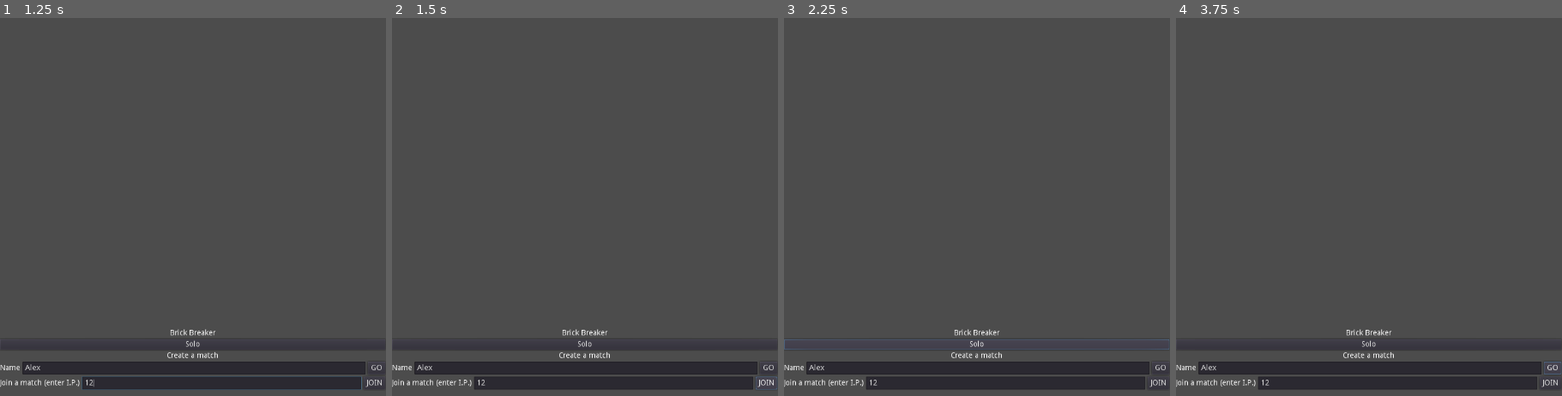
Above: before the commit, frames 1-4 (left to right).
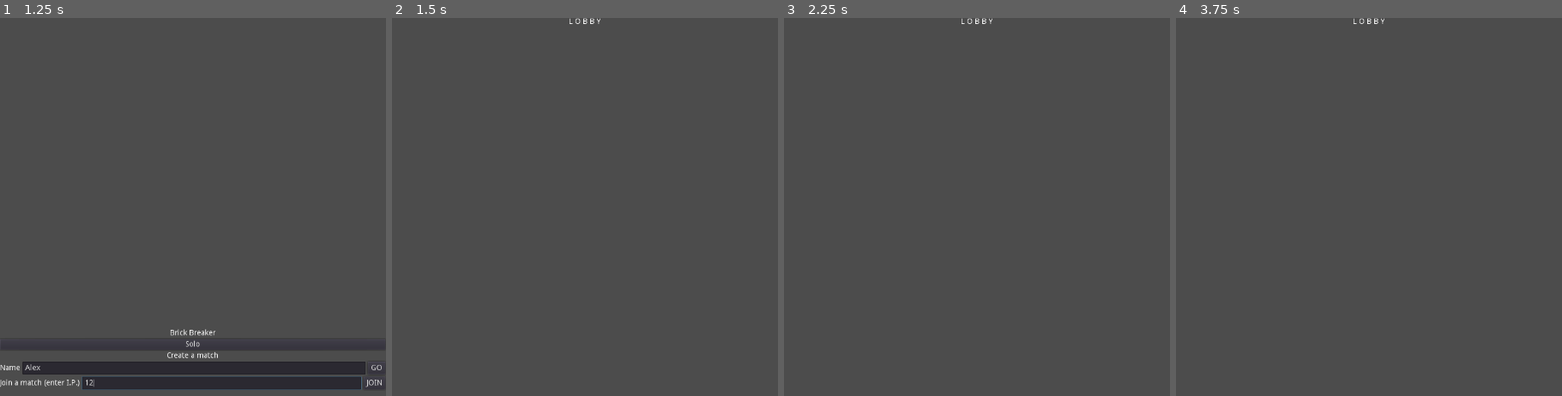
Above: after the commit, the same moments.

Repository: algch/bricks
Game: Godot game, scene res://menus/mainMenu.tscn
The game is run twice, just before and just after one commit, with the same random seed, the same clock (stepped at 60 frames per second) and the same inputs.
Inputs (mouse positions are in pixels of both pictures, inside the frame that each line leads up to):
- Up to frame 1 (1.25 s): click (193, 369) at 0.52 s; type "Alex" at 0.6 s; click (220, 384) at 0.75 s; type "12" at 0.83 s
- Up to frame 2 (1.5 s): click "JOIN" at 1.25 s
- Up to frame 3 (2.25 s): click (977, 343) at 2 s, where only the run before the commit has a clickable "Solo"
- Up to frame 4 (3.75 s): click (1369, 343) at 2.75 s, where only the run before the commit has a clickable "Solo"; click (1554, 369) at 3.5 s, where only the run before the commit has a clickable "GO"

Frame 1 is identical in both runs. In frame 2, 5.8% of the frame differs, in the area x 0-100%, y 0-99%; in frame 3, 6.1%; in frame 4, 5.9%.
Error before the commit: Parse Error: The identifier "scene" isn't declared in the current scope. (res://menus/mainMenu.gd:9)

Commit message:
instance lobby from main menu

Diff:
--- a/menus/lobby.gd
+++ b/menus/lobby.gd
@@ -5,15 +5,17 @@
 const MAX_PLAYERS = 2
 
 var ip_address
+var start_server
+
+func init(ip, server):
+	ip_address = ip
+	start_server = server
 
 func _ready():
-	if get_tree().is_network_server():
+	if start_server:
 		self.initServer()
 	else:
 		self.connectToServer()
-
-func init(address):
-	ip_address = address
 
 func initServer():
 	get_tree().connect('network_peer_disconnected', self, '_on_player_disconnected')
@@ -22,7 +24,7 @@
 	peer.create_server(DEFAULT_PORT, MAX_PLAYERS)
 	get_tree().set_network_peer(peer)
 
-func connectToServer(): # 1
+func connectToServer():
 	get_tree().connect('connected_to_server', self, '_connected_to_server')
 	var peer = NetworkedMultiplayerENet.new()
 	print('Requesting connection to lobby [' + ip_address + ']')
--- a/menus/mainMenu.gd
+++ b/menus/mainMenu.gd
@@ -1,13 +1,28 @@
 extends Control
+
+var lobby_class = preload('res://menus/lobby.tscn')
+# TODO create solo scene
+# var solo_class = preload('res://scenarios/solo.tscn')
+var ip_address = ''
 
 
 func _on_soloButton_pressed():
+	pass
+
+func _on_serverButton_pressed():
+	self.createLobby(true)
+
+func _on_joinButton_pressed():
+	self.createLobby(false)
+
+func createLobby(server):
 	var root = get_tree().get_root()
 	var menu = root.get_node('mainMenu')
 	root.remove_child(menu)
 	menu.queue_free()
-	root.add_child(scene)
-
+	var lobby = lobby_class.instance()
+	lobby.init(ip_address, server)
+	root.add_child(lobby)
 
 func _on_ipAddress_text_changed(new_text):
-	pass # Replace with function body.
+	ip_address = new_text
--- a/menus/mainMenu.tscn
+++ b/menus/mainMenu.tscn
@@ -55,7 +55,7 @@
 margin_bottom = 24.0
 size_flags_horizontal = 3
 
-[node name="Button" type="Button" parent="VBoxContainer/HBoxContainer"]
+[node name="serverButton" type="Button" parent="VBoxContainer/HBoxContainer"]
 margin_left = 686.0
 margin_right = 719.0
 margin_bottom = 24.0
@@ -78,10 +78,12 @@
 margin_bottom = 24.0
 size_flags_horizontal = 3
 
-[node name="Button" type="Button" parent="VBoxContainer/HBoxContainer2"]
+[node name="joinButton" type="Button" parent="VBoxContainer/HBoxContainer2"]
 margin_left = 678.0
 margin_right = 719.0
 margin_bottom = 24.0
 text = "JOIN"
 [connection signal="pressed" from="VBoxContainer/soloButton" to="." method="_on_soloButton_pressed"]
+[connection signal="pressed" from="VBoxContainer/HBoxContainer/serverButton" to="." method="_on_serverButton_pressed"]
 [connection signal="text_changed" from="VBoxContainer/HBoxContainer2/ipAddress" to="." method="_on_ipAddress_text_changed"]
+[connection signal="pressed" from="VBoxContainer/HBoxContainer2/joinButton" to="." method="_on_joinButton_pressed"]
